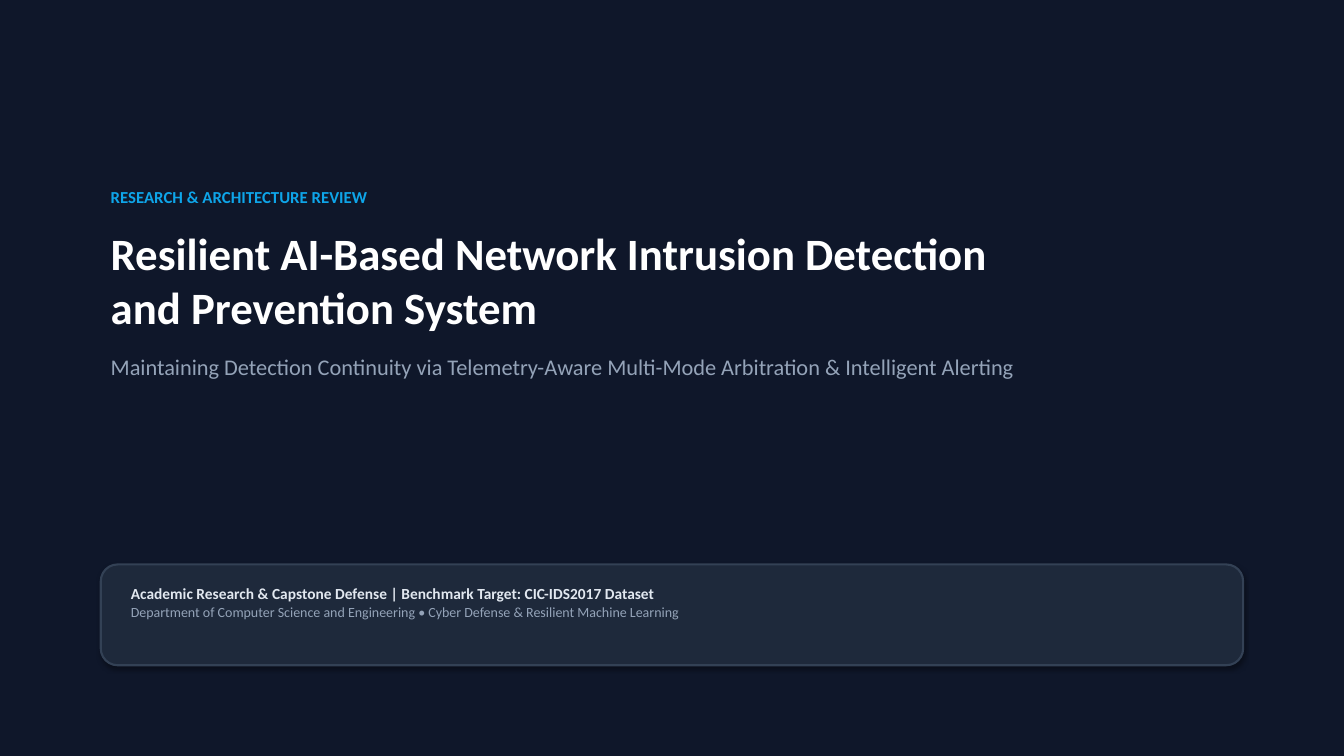
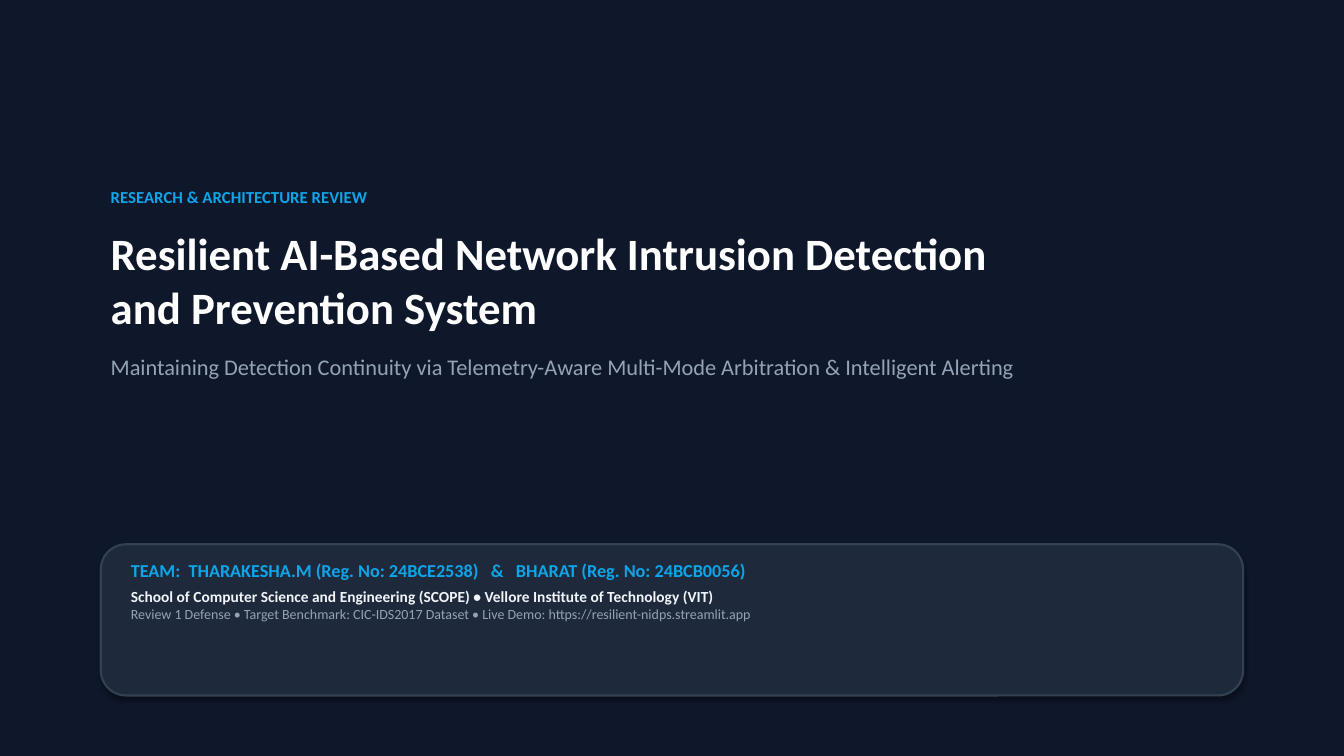
Before and after one commit to THARAKESHA/resilient-nidps, a slide deck: slide 1 of Telemetry_Aware_Resilient_NIDPS_Comprehensive.pptx. Drawn at 1344x756 pixels with LibreOffice and Linux fonts; fonts in the diff are those of the drawing. Boxes give left, top, right and bottom in pixels: in the first picture for what was removed or moved away, otherwise in the second. Text is boxed around its words. In the diff, an @@ line names an element or a change of style, - is before the commit and + after.

Commit message:
Add Review 1 PPT with Abstract, Problem Statement, Objectives, Literature Review, Architecture, and Team Members

```diff
--- a/Telemetry_Aware_Resilient_NIDPS_Comprehensive.pptx
+++ b/Telemetry_Aware_Resilient_NIDPS_Comprehensive.pptx
@@ rounded rectangle: place and size @@
-rounded rectangle at [101, 565, 1243, 665]
+rounded rectangle at [101, 544, 1243, 696]
@@ text at [131, 563, 751, 622]: text changed; bold on @@
-Academic Research & Capstone Defense | Benchmark Target: CIC-IDS2017 Dataset
-Department of Computer Science and Engineering • Cyber Defense & Resilient Machine Learning
+TEAM: THARAKESHA.M (Reg. No: 24BCE2538) & BHARAT (Reg. No: 24BCB0056)
+School of Computer Science and Engineering (SCOPE) • Vellore Institute of Technology (VIT)
+Review 1 Defense • Target Benchmark: CIC-IDS2017 Dataset • Live Demo: https://resilient-nidps.streamlit.app
```
Also in this commit, not shown: 1 other file.
